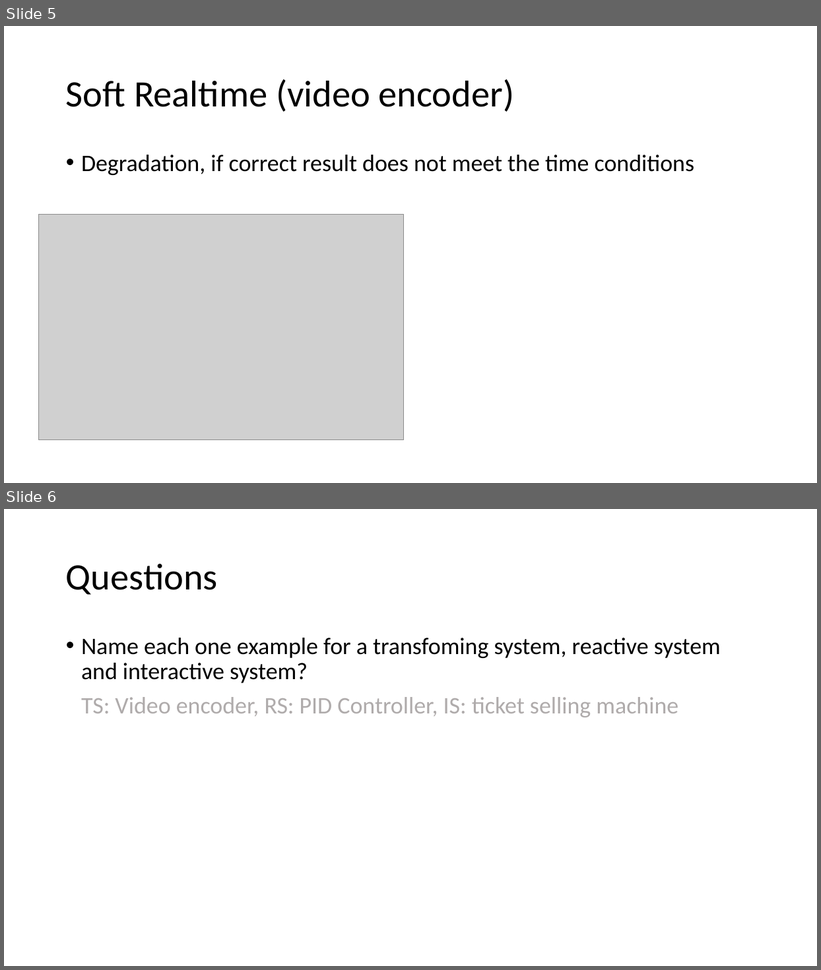
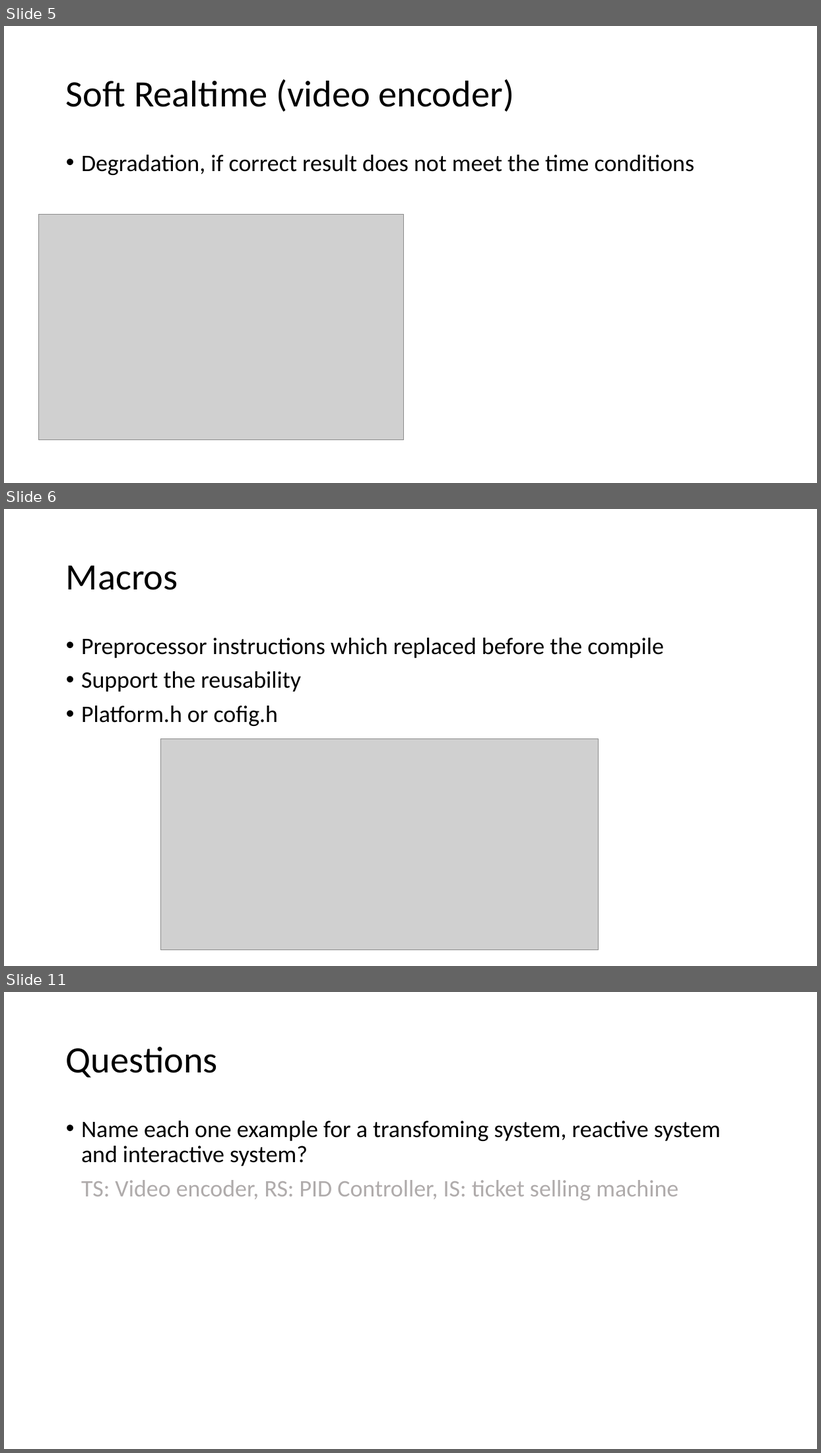
Before and after one commit to tametry/Team9, a slide deck: Recap/Recap SW2 System&Realtime, Macros, Includes.pptx. Shown one above the other, each under a label of ours: slides 5 and 6 before the commit, slides 5, 6 and 11 after it; the slides between them are not shown. The pictures are 821x970 and 821x1453 pixels, drawn with LibreOffice and Linux fonts; fonts in the diff are those of the drawing; grey boxes stand for pictures. Boxes give left, top, right and bottom in pixels: in the first picture for what was removed or moved away, otherwise in the second. Text is boxed around its words. In the diff, an @@ line names an element or a change of style, - is before the commit and + after.

```diff
--- a/Recap/Recap SW2 System&Realtime, Macros, Includes.pptx
+++ b/Recap/Recap SW2 System&Realtime, Macros, Includes.pptx
@@ slide 6 added at box(4, 509, 817, 966), background #FFFFFF @@
@@ title added at box(66, 565, 178, 590), 44 pt, text #000000 @@
+Macros
@@ text added at box(81, 638, 664, 726), 28 pt, text #000000 @@
+• Preprocessor instructions which replaced before the compile
+• Support the reusability
+• Platform.h or cofig.h
@@ picture added at box(161, 739, 599, 950) @@
@@ what was slide 6 is now slide 11 @@
```
Also in this commit, not shown: 8 other slides added, 1 other file.
